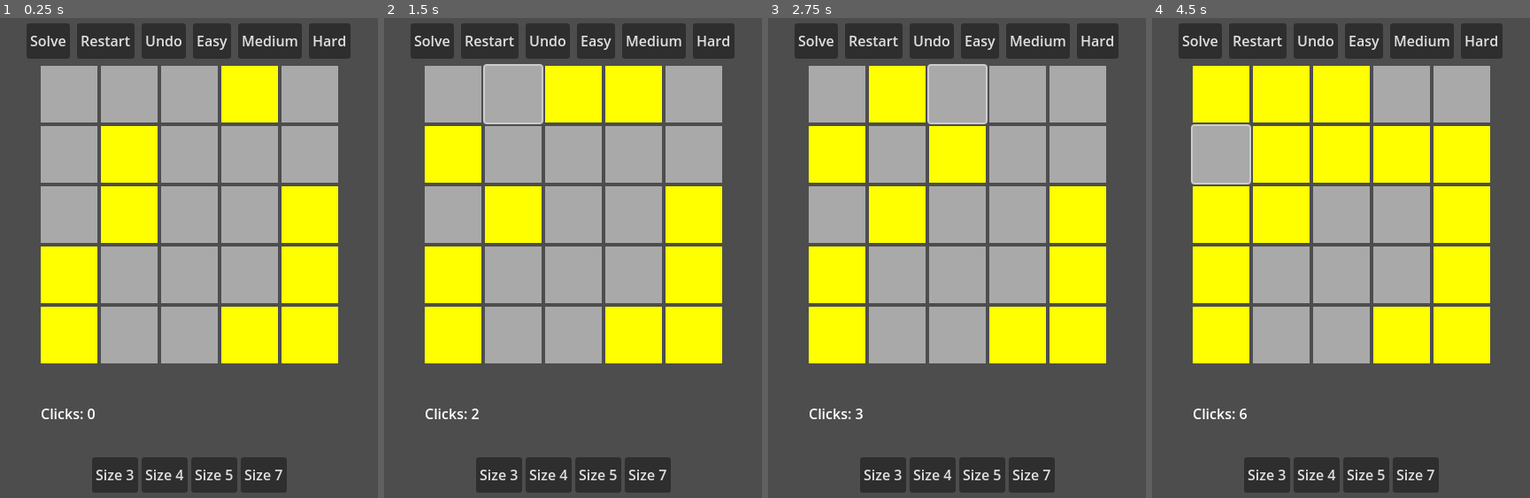
Above: before the commit, frames 1-4 (left to right).
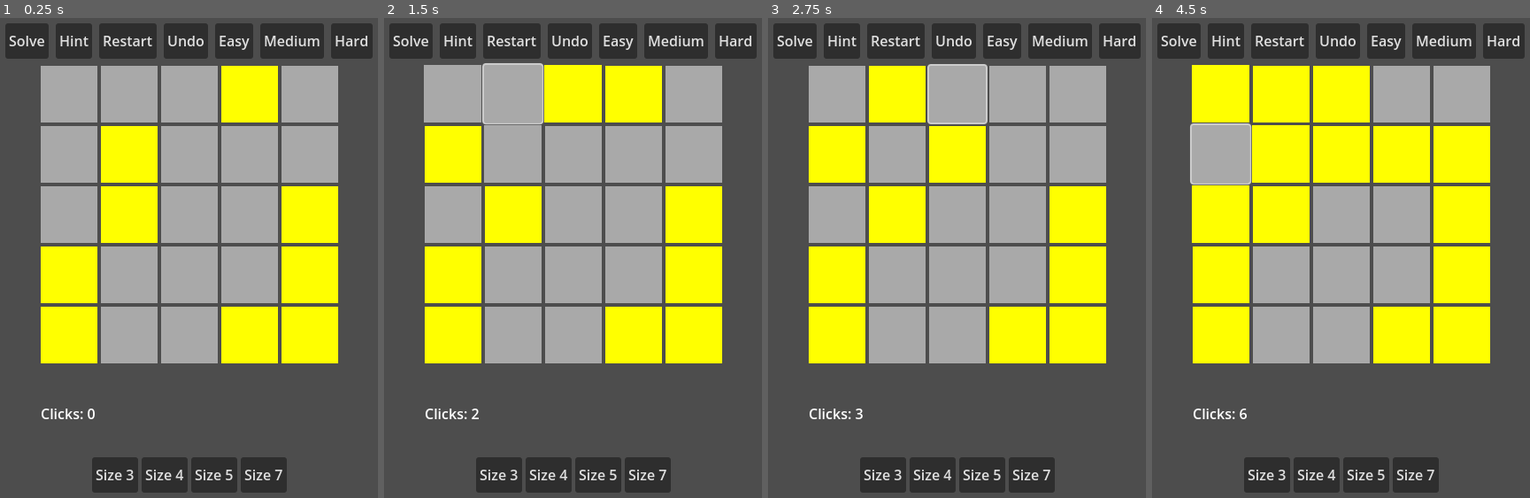
Above: after the commit, the same moments.

Repository: LucasHT22/lucas-out
Game: Godot game, scene res://lights_out.tscn
Same seed, same stepped clock (60 frames per second), same inputs: the game is played once before the commit and once after it.
Inputs (mouse positions are in pixels of both pictures, inside the frame that each line leads up to):
- Up to frame 1 (0.25 s): no input
- Up to frame 2 (1.5 s): click (452, 94) at 0.52 s; click (512, 94) at 1.27 s
- Up to frame 3 (2.75 s): click (957, 94) at 2.02 s
- Up to frame 4 (4.5 s): click (1401, 94) at 2.77 s; click (1461, 94) at 3.52 s; click (1220, 152) at 4.27 s

The runs differ from the first frame. In frame 1, 3.2% of the frame differs, in the area x 1-99%, y 1-9%; in frame 2, 3.6%, in the area x 1-99%, y 1-35%; in frame 3, 3.2%; in frame 4, 3.6%.

Commit message:
tween not twin

Diff:
--- a/lights_out.gd
+++ b/lights_out.gd
@@ -9,6 +9,7 @@
 var click_count: int = 0
 var move_history: Array = []
 var current_difficulty: int = 15
+var hinted_cells: Array = []
 
 func _ready() -> void:
 	$SizeControls/Size3Button.pressed.connect(_on_size_pressed.bind(3))
@@ -62,6 +63,7 @@
 	$WinLabel.visible = false
 	click_count = 0
 	move_history.clear()
+	clear_hints()
 	$ClickCountLabel.text = "Clicks: 0"
 	randomize()
 
@@ -80,6 +82,7 @@
 		_toggle_tile(row, col + 1)
 
 func _on_tile_pressed(row: int, col: int):
+	clear_hints()
 	_toggle_tile(row, col)
 	_toggle_tile(row - 1, col)
 	_toggle_tile(row + 1, col)
@@ -90,12 +93,18 @@
 	$ClickCountLabel.text = "Clicks: " + str(click_count)
 	check_win()
 
-func _set_tile_color(button: Button, on: bool):
+func _set_tile_color(button: Button, on: bool, animate: bool = true):
 	var style = StyleBoxFlat.new()
 	style.bg_color = Color.YELLOW if on else Color.DARK_GRAY
 	button.add_theme_stylebox_override("normal", style)
 	button.add_theme_stylebox_override("hover", style)
 	button.add_theme_stylebox_override("pressed", style)
+
+	if animate:
+		button.pivot_offset = button.size / 2
+		var tween = create_tween()
+		tween.tween_property(button, "scale", Vector2(1.15, 1.15), 0.08)
+		tween.tween_property(button, "scale", Vector2(1.0, 1.0), 0.08)
 
 func _toggle_tile(row: int, col: int):
 	if row < 0 or row >= GRID_SIZE or col < 0 or col >= GRID_SIZE:
@@ -177,6 +186,7 @@
 
 
 func _on_solve_button_pressed() -> void:
+	clear_hints()
 	var moves = solve()
 	for move in moves:
 		_on_tile_pressed(move.x, move.y)
@@ -213,3 +223,19 @@
 func _on_hard_button_pressed() -> void:
 	current_difficulty = 30
 	_generate_puzzle(current_difficulty)
+
+
+func _on_hint_button_pressed() -> void:
+	clear_hints()
+	var moves = solve()
+	hinted_cells = moves
+	for move in moves:
+		var button = tiles[move.x][move.y]
+		button.add_theme_color_override("font_color", Color.RED)
+		button.text = "•"
+
+func clear_hints():
+	for cell in hinted_cells:
+		var button = tiles[cell.x][cell.y]
+		button.text = ""
+	hinted_cells.clear()
--- a/lights_out.tscn
+++ b/lights_out.tscn
@@ -13,15 +13,19 @@
 layout_mode = 2
 
 [node name="Controls" type="HBoxContainer" parent="."]
-offset_left = 48.0
+offset_left = 24.0
 offset_top = 16.0
-offset_right = 414.0
+offset_right = 439.0
 offset_bottom = 56.0
 theme_override_constants/separation = 8
 
 [node name="SolveButton" type="Button" parent="Controls"]
 layout_mode = 2
 text = "Solve"
+
+[node name="HintButton" type="Button" parent="Controls"]
+layout_mode = 2
+text = "Hint"
 
 [node name="RestartButton" type="Button" parent="Controls"]
 layout_mode = 2
@@ -86,6 +90,7 @@
 text = "Size 7"
 
 [connection signal="pressed" from="Controls/SolveButton" to="." method="_on_solve_button_pressed"]
+[connection signal="pressed" from="Controls/HintButton" to="." method="_on_hint_button_pressed"]
 [connection signal="pressed" from="Controls/RestartButton" to="." method="_on_restart_button_pressed"]
 [connection signal="pressed" from="Controls/UndoButton" to="." method="_on_undo_button_pressed"]
 [connection signal="pressed" from="Controls/EasyButton" to="." method="_on_easy_button_pressed"]
